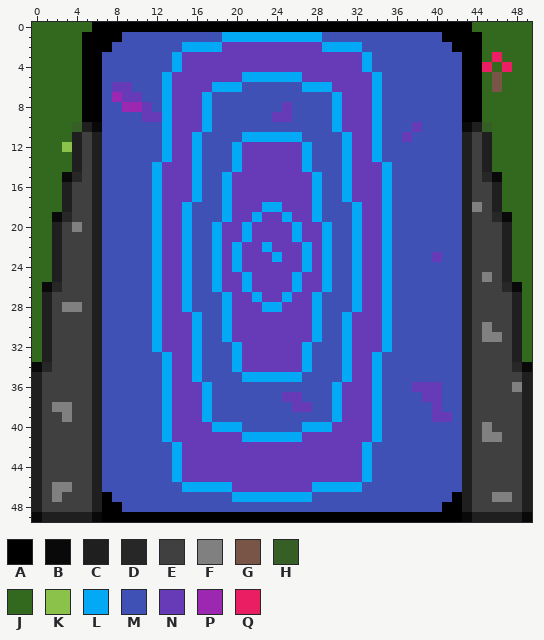
A pixel-art sprite gets an edit: out/production/cs230-group-17-game/com/group17/game/resources/sprites/teleporter.png. Above is the file before it was changed.
The file is 50x50 pixels. Colours within 5 levels of each other are drawn and written as one.
Palette (. is transparent): A #000000  B #090909  C #1f1f1f  D #272727  E #404040  F #808080  G #795548  H #355f25  J #33691e  K #8bc34a  L #03a9f4  M #3f51b5  N #673ab7  P #9c27b0  Q #e91e63
After the commit:
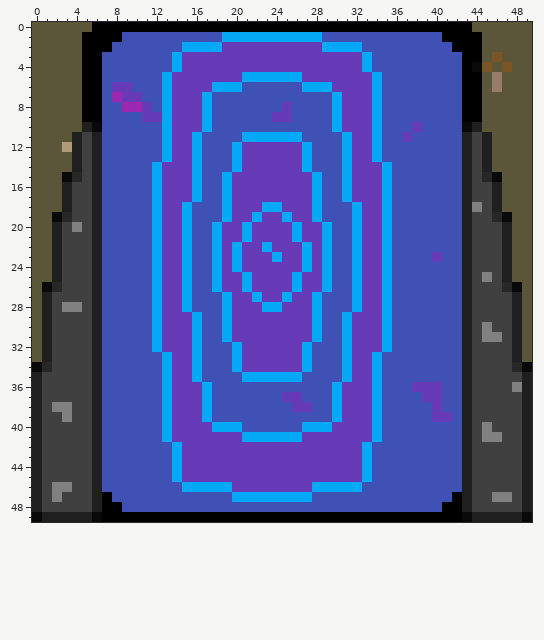
What changed:
colour G: #795548 -> #977b6b
colour J: #33691e -> #5b5539
colour K: #8bc34a -> #b09b79
colour Q: #e91e63 -> #7c5525
y 4: x 44 A -> B
y 10: x 4 H -> J; x 45 H -> J
